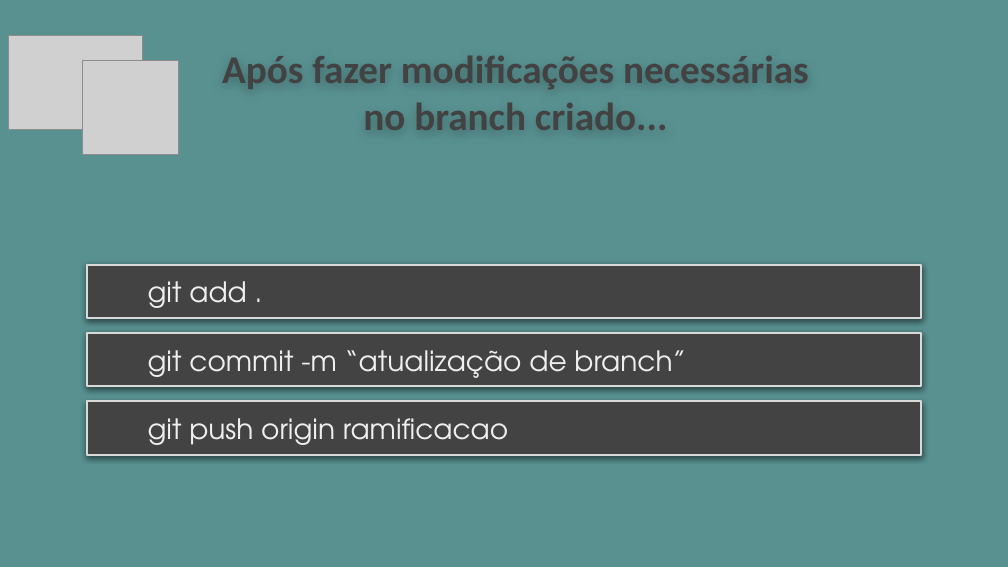
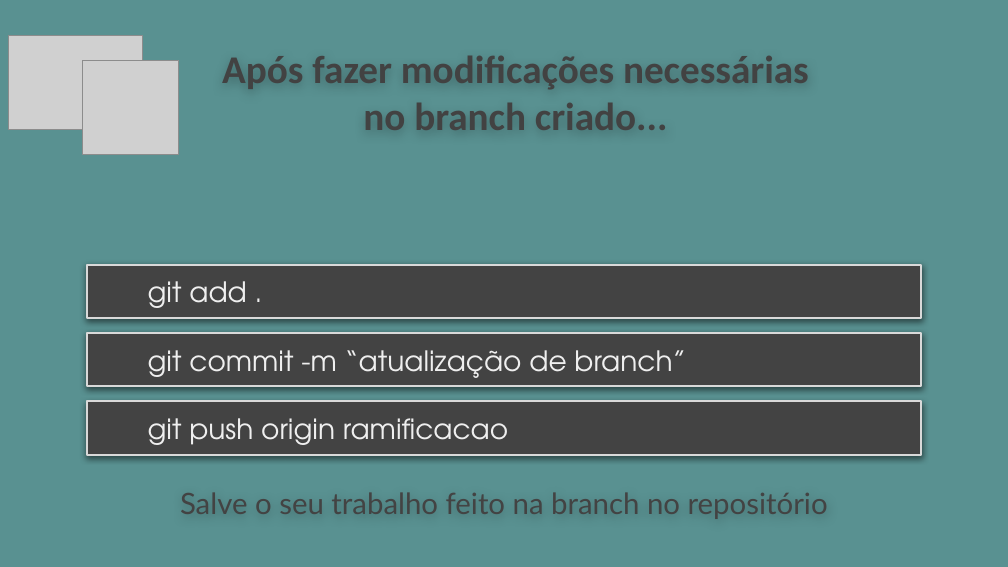
Before and after one commit to M4NS0/matriz-curricular, a slide deck: slide 25 of PUC - Análise de Sistemas Módulo III/Gerência de Configuração de Software/Tarefas/Boas Práticas de Segurança Git e GitHub.pptx. Drawn at 1008x567 pixels with LibreOffice and Linux fonts; fonts in the diff are those of the drawing; grey boxes stand for pictures. Boxes give left, top, right and bottom in pixels: in the first picture for what was removed or moved away, otherwise in the second. Text is boxed around its words. In the diff, an @@ line names an element or a change of style, - is before the commit and + after.

```diff
--- a/PUC - Análise de Sistemas Módulo III/Gerência de Configuração de Software/Tarefas/Boas Práticas de Segurança Git e GitHub.pptx
+++ b/PUC - Análise de Sistemas Módulo III/Gerência de Configuração de Software/Tarefas/Boas Práticas de Segurança Git e GitHub.pptx
@@ text added at [180,492,828,519], 21 pt, text #434343 @@
+Salve o seu trabalho feito na branch no repositório
```
Also in this commit, not shown: 1 other slide changed, 1 slide added, 8 other files.
